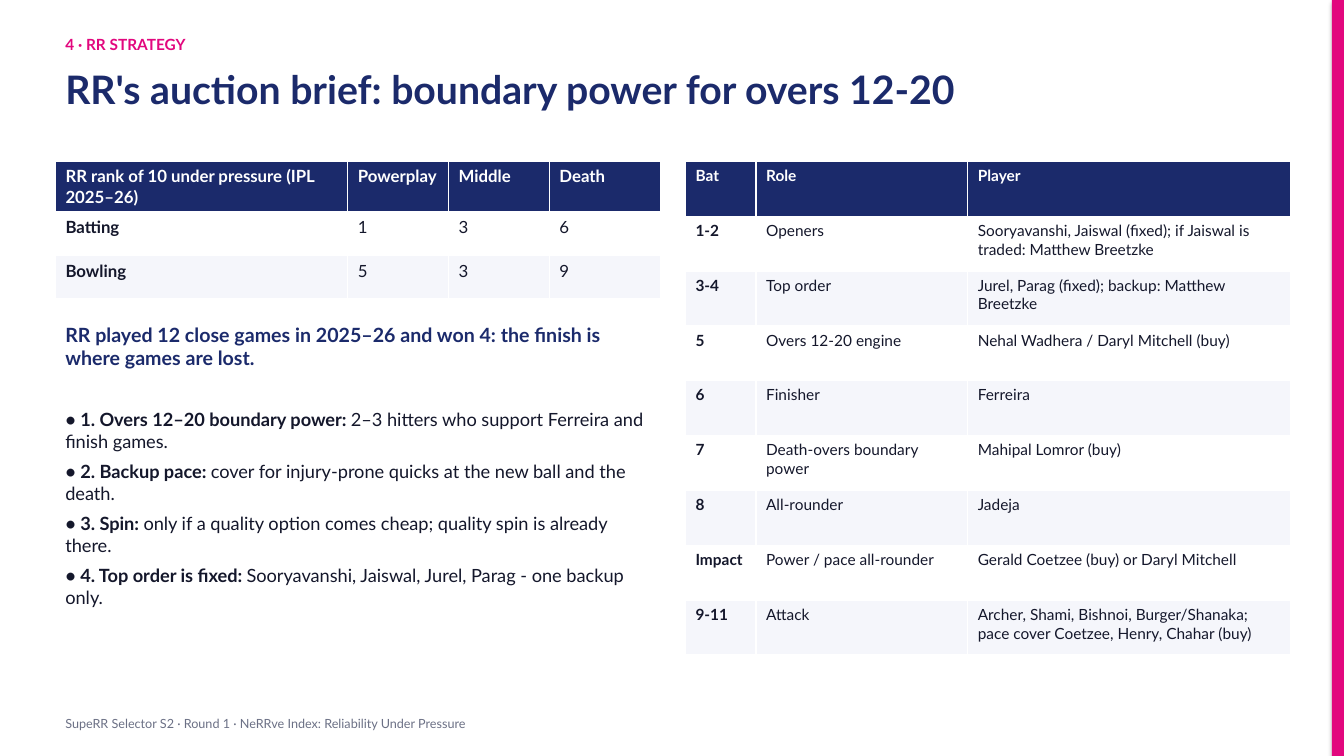
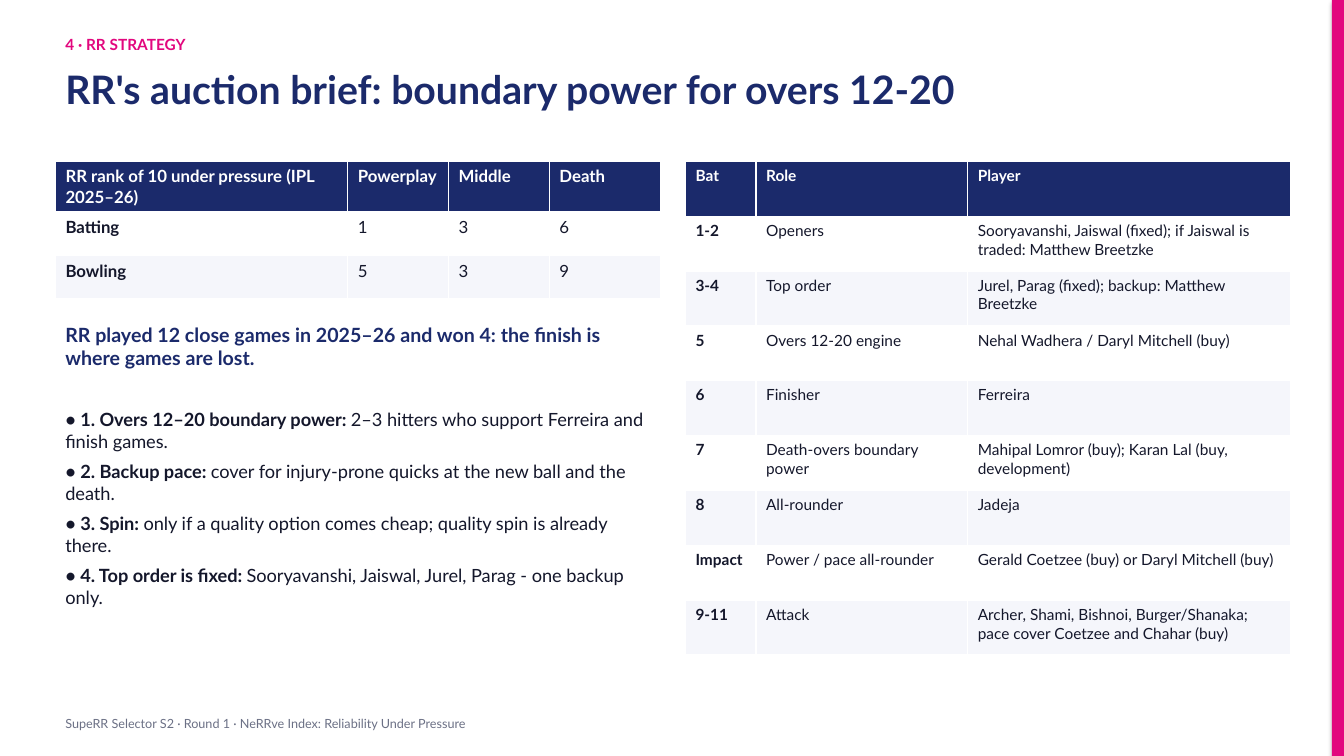
Before and after one commit to KoduruChandrasekhar/RRAuction-, a slide deck: slide 9 of submission/NeRRve_Deck.pptx. Drawn at 1344x756 pixels with LibreOffice and Linux fonts; fonts in the diff are those of the drawing. Boxes give left, top, right and bottom in pixels: in the first picture for what was removed or moved away, otherwise in the second. Text is boxed around its words. In the diff, an @@ line names an element or a change of style, - is before the commit and + after.

```diff
--- a/submission/NeRRve_Deck.pptx
+++ b/submission/NeRRve_Deck.pptx
@@ table at (686,161,1291,655) @@
-row 6, column 3: Mahipal Lomror (buy)
+row 6, column 3: Mahipal Lomror (buy); Karan Lal (buy, development)
-row 8, column 3: Gerald Coetzee (buy) or Daryl Mitchell
+row 8, column 3: Gerald Coetzee (buy) or Daryl Mitchell (buy)
-row 9, column 3: Archer, Shami, Bishnoi, Burger/Shanaka; pace cover Coetzee, Henry, Chahar (buy)
+row 9, column 3: Archer, Shami, Bishnoi, Burger/Shanaka; pace cover Coetzee and Chahar (buy)
```
Also in this commit, not shown: 4 other slides changed, 6 other files.
